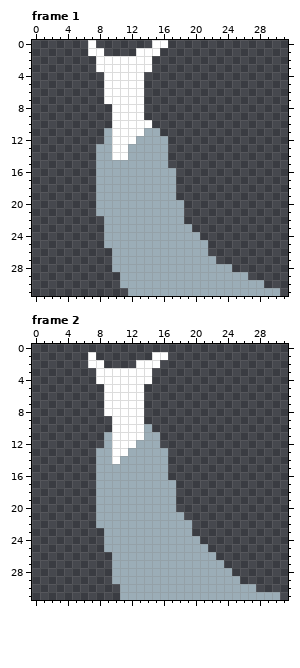
Two versions of one pixel-art file, Assets/Sprites/Characters/Fiend1.aseprite. That is the earlier state.
32x32 pixels, 2 frames. Shown: frame 1, frame 2.
And afterwards:
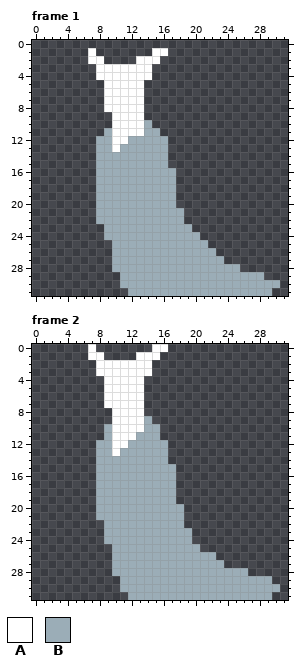
Palette (. is transparent): A #ffffff  B #9badb7
The edit:
Frame 1:
y 0: x 7 A -> .; x 15..16 AA -> ..
y 1: x 8 A -> .; x 13..14 AA -> ..; x 16 . -> A
y 2: x 7 . -> A; x 9..12 AAAA -> ....; x 15 . -> A
y 4: x 8 . -> A; x 14 . -> A
y 8: x 9 . -> A
y 10: x 14 A -> B
y 12: x 8 . -> B; x 12 A -> B
y 13: x 11 A -> B
y 14: x 10..11 AA -> BB
y 20: x 18 B -> .
y 22: x 8 . -> B
y 25: x 9 B -> .
y 26: x 22 . -> B
y 27: x 23 . -> B
y 28: x 25 . -> B
y 29: x 27..28 .. -> BB
y 30: x 29..30 .. -> BB
y 31: x 30 B -> .
Frame 2:
y 0: x 7 . -> A; x 15..16 .. -> AA
y 1: x 8 . -> A; x 13..14 .. -> AA; x 16 A -> .
y 2: x 7 A -> .; x 9..12 .... -> AAAA; x 15 A -> .
y 4: x 8 A -> .; x 14 A -> .
y 8: x 9 A -> .
y 9: x 14 . -> B
y 10: x 9 . -> B; x 15 . -> B
y 11: x 13 A -> B
y 12: x 8 . -> B; x 12 A -> B; x 16 . -> B
y 13: x 11 A -> B
y 14: x 10 A -> B
y 15..16: x 17 . -> B
y 20: x 18 . -> B
y 22: x 8 B -> .; x 19 B -> .
y 24: x 20 B -> .
y 25: x 9 B -> .; x 21 B -> .
y 28: x 25..26 .. -> BB
y 29: x 10 B -> .; x 26..29 .... -> BBBB
y 30: x 28..30 ... -> BBB
y 31: x 11 B -> .; x 30 B -> .
